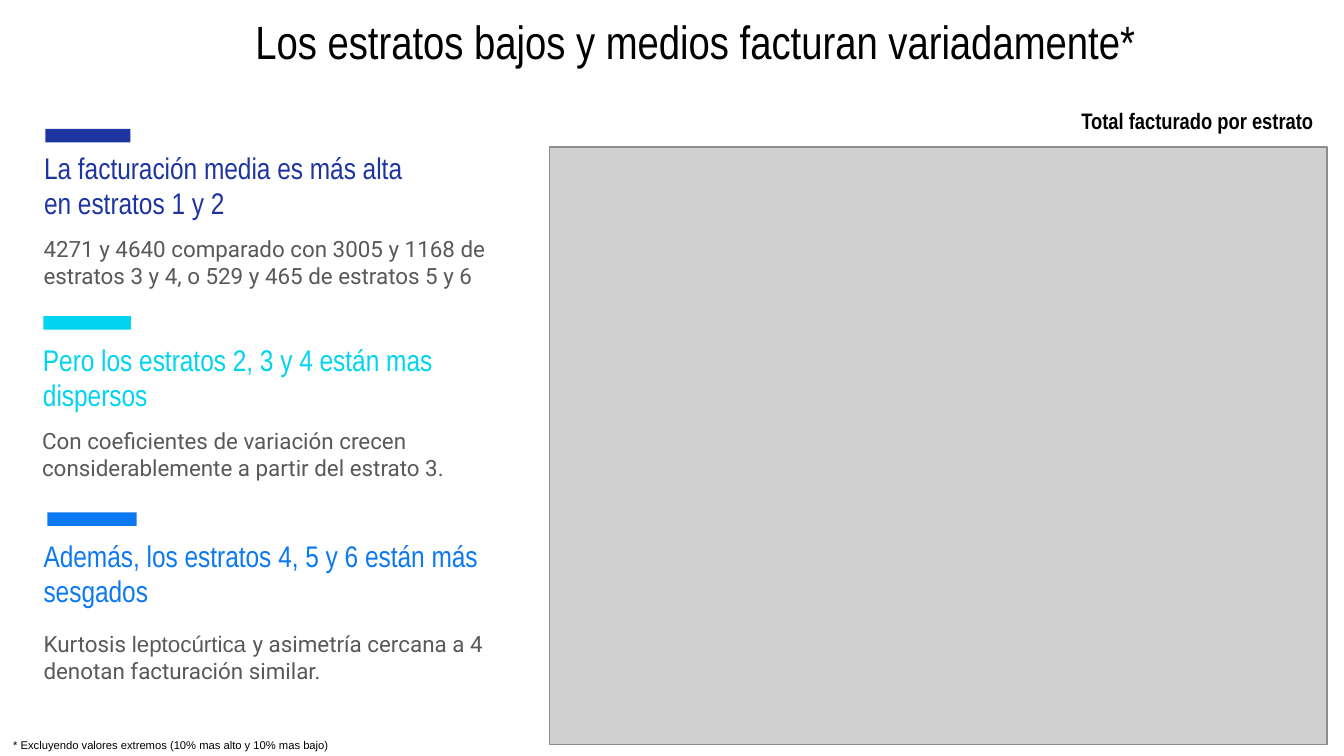
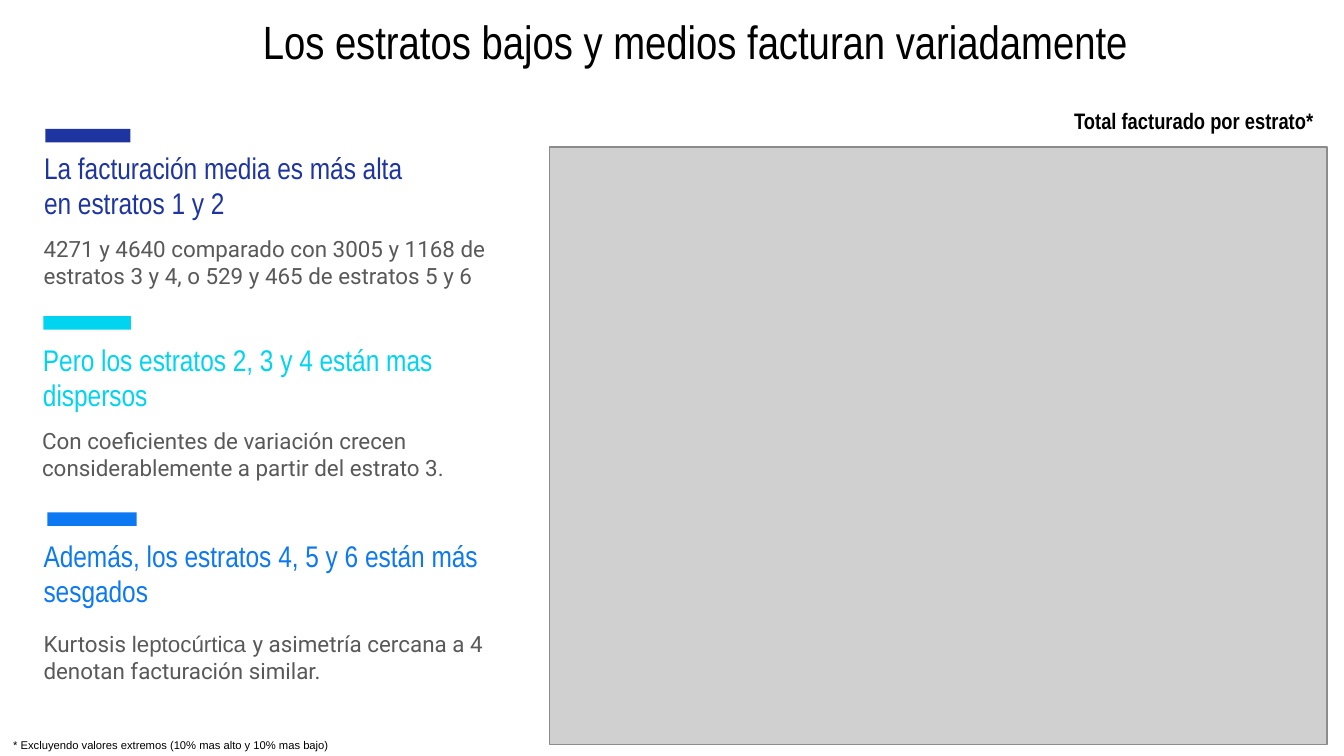
Before and after one commit to jtabordaj/research_eslatina, a slide deck: slide 7 of reporte_estadistico/presentacion/presentation.pptx (slide 3 before the commit). Drawn at 1344x756 pixels with LibreOffice and Linux fonts; fonts in the diff are those of the drawing; grey boxes stand for pictures. Boxes give left, top, right and bottom in pixels: in the first picture for what was removed or moved away, otherwise in the second. Text is boxed around its words. In the diff, an @@ line names an element or a change of style, - is before the commit and + after.

```diff
--- a/reporte_estadistico/presentacion/presentation.pptx
+++ b/reporte_estadistico/presentacion/presentation.pptx
@@ title at (263, 25, 1128, 68): text changed @@
-Los estratos bajos y medios facturan variadamente*
+Los estratos bajos y medios facturan variadamente
@@ text at (1074, 112, 1313, 134): text changed @@
-Total facturado por estrato
+Total facturado por estrato*
```
Also in this commit, not shown: 5 other slides changed, 5 slides added, 7 other files.
